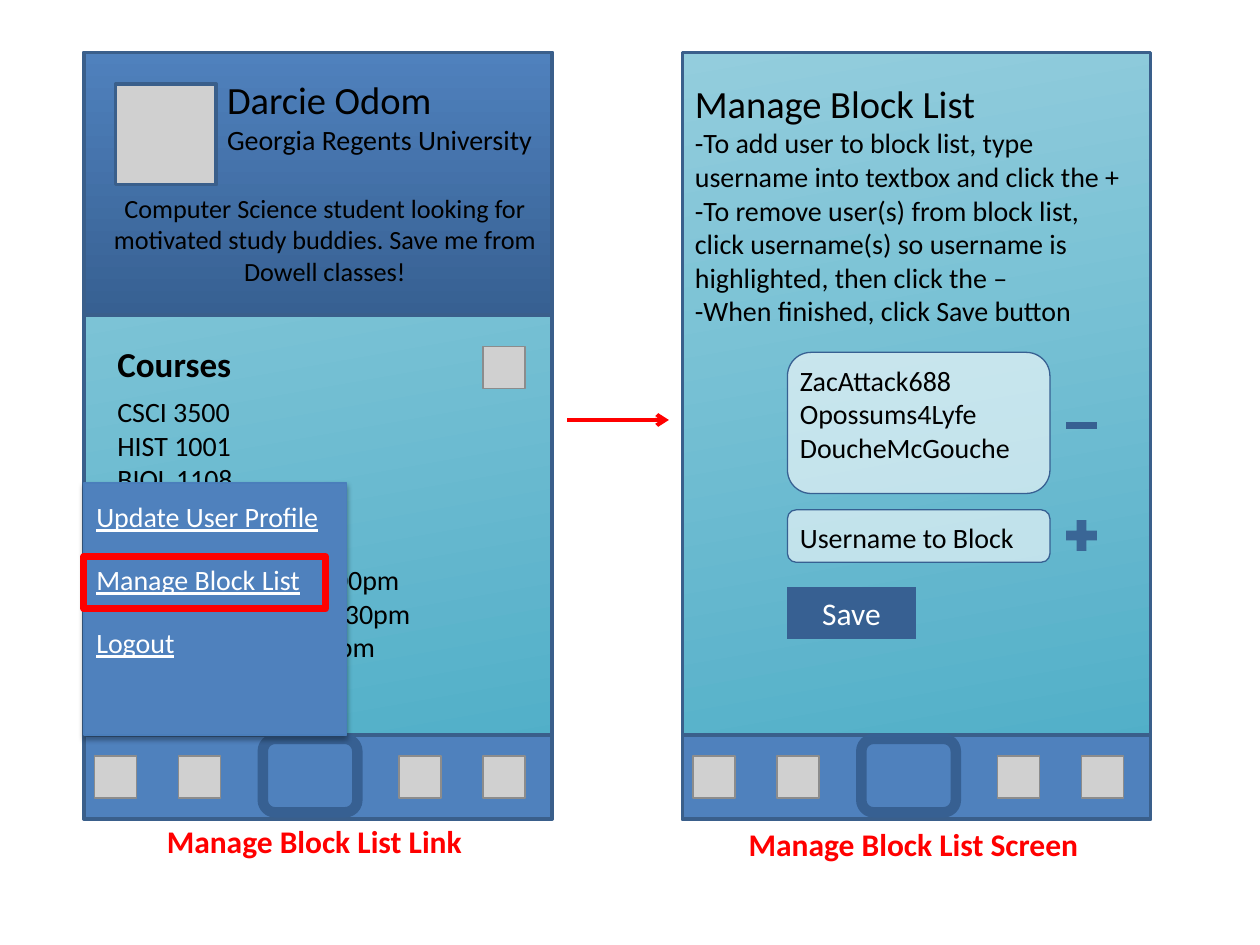
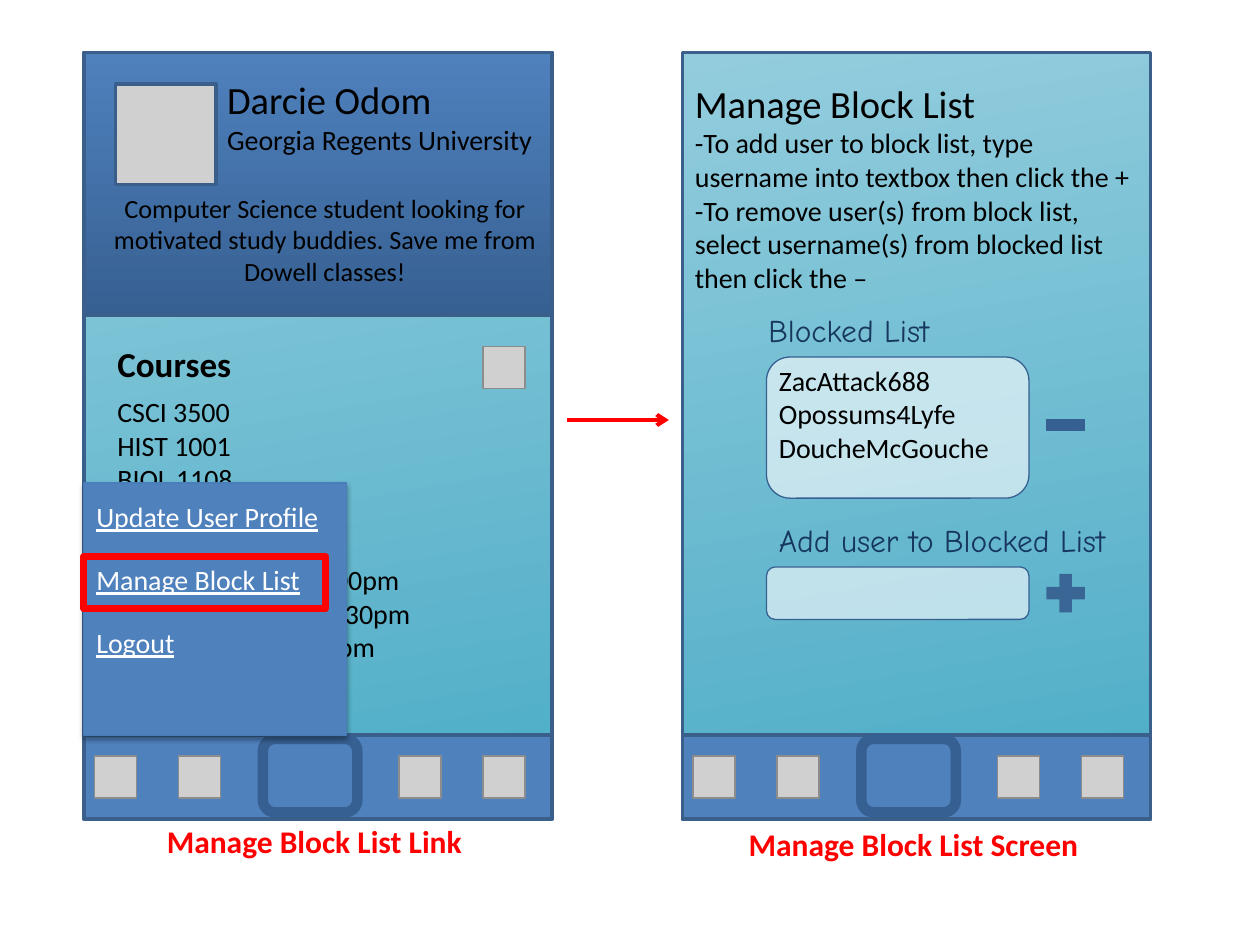
Before and after one commit to Cjreynol-zz/Study-Bear, a slide deck: slide 13 of docs/mock-ups/Mock-ups.pptx. Drawn at 1260x945 pixels with LibreOffice and Linux fonts; fonts in the diff are those of the drawing; grey boxes stand for pictures. Boxes give left, top, right and bottom in pixels: in the first picture for what was removed or moved away, otherwise in the second. Text is boxed around its words. In the diff, an @@ line names an element or a change of style, - is before the commit and + after.

Commit message:
Modified Manage Block List Screen in Mock-ups

```diff
--- a/docs/mock-ups/Mock-ups.pptx
+++ b/docs/mock-ups/Mock-ups.pptx
@@ text at (695, 133, 1109, 288): text changed @@
--To add user to block list, type username into textbox and click the +
--To remove user(s) from block list, click username(s) so username is highlighted, then click the –
--When finished, click Save button
+-To add user to block list, type username into textbox then click the +
+-To remove user(s) from block list, select username(s) from blocked list then click the –
@@ text added at (768, 320, 929, 342), 18 pt, text #17375E @@
+Blocked List
@@ text "ZacAttack688": place and size @@
-text "ZacAttack688" at (800, 371, 1010, 459)
+text "ZacAttack688" at (779, 371, 989, 459)
@@ rounded rectangle: place and size @@
-rounded rectangle at (788, 353, 1050, 494)
+rounded rectangle at (766, 357, 1028, 498)
@@ math minus: place and size @@
-math minus at (1061, 410, 1102, 441)
+math minus at (1040, 399, 1092, 452)
@@ text added at (779, 530, 1105, 552), 18 pt, text #17375E @@
+Add user to Blocked List
@@ text removed at (800, 528, 1014, 549) @@
-Username to Block
@@ rounded rectangle: place and size @@
-rounded rectangle at (788, 510, 1050, 563)
+rounded rectangle at (766, 567, 1028, 620)
@@ plus sign: place and size @@
-plus sign at (1061, 514, 1102, 556)
+plus sign at (1040, 567, 1092, 620)
@@ rectangle removed at (788, 588, 916, 639) @@
-Save
```
Also in this commit, not shown: 2 other slides changed.
